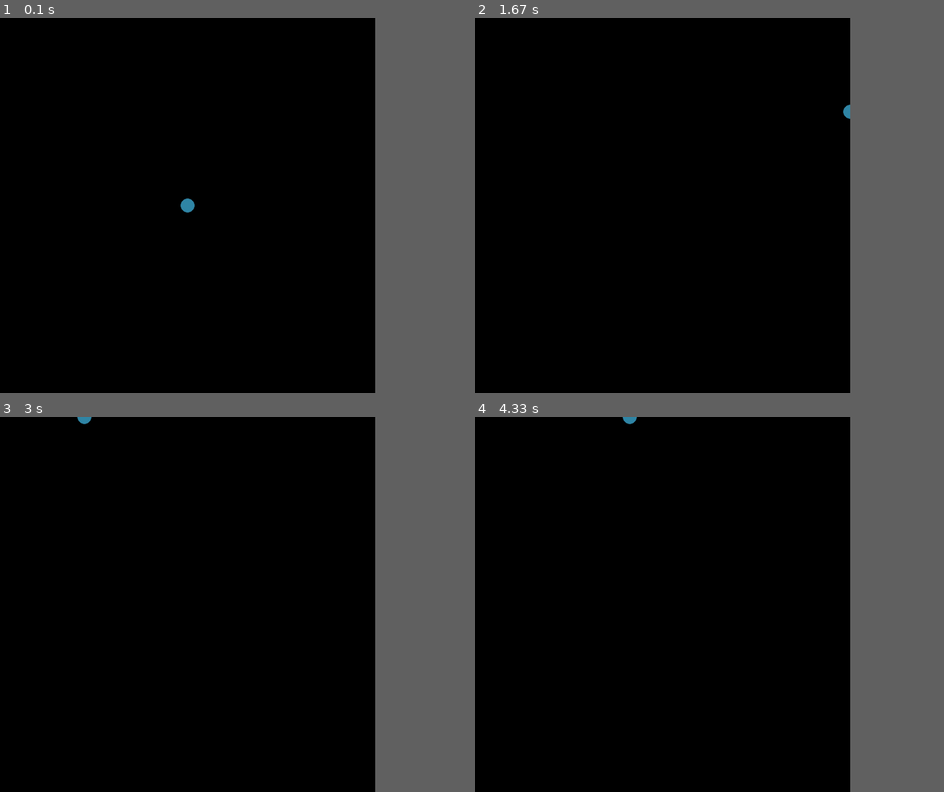
Above: before the commit, frames 1-4 (two rows, left to right).
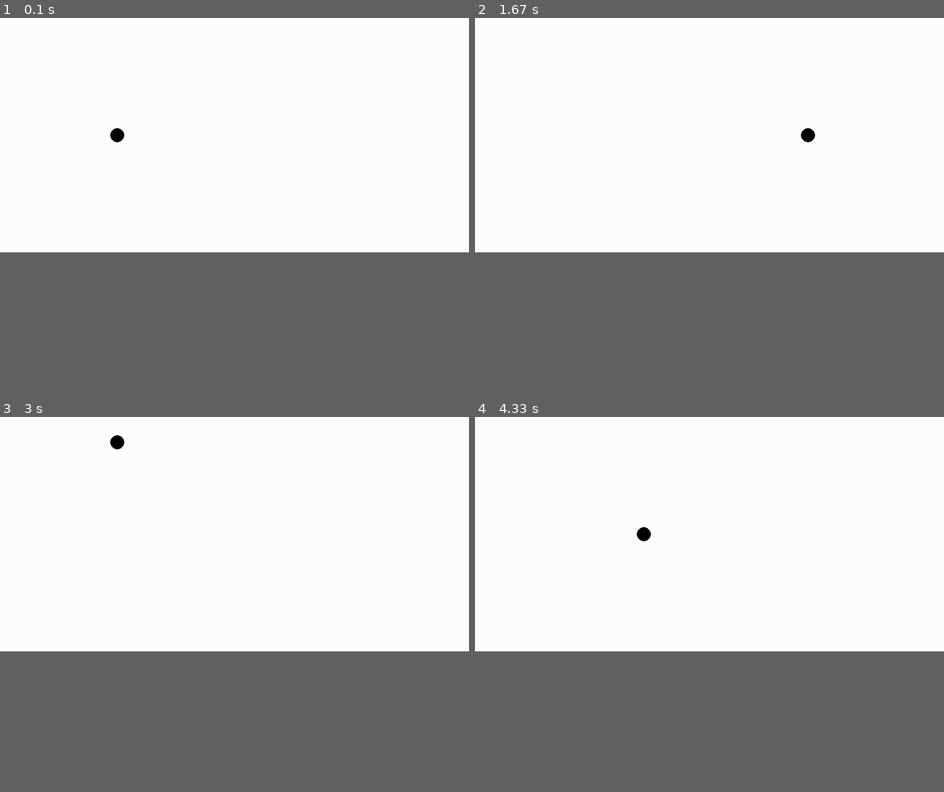
Above: after the commit, the same moments.

Repository: wordwideee/Pygame-2
Game: pygame game, started from main.py
The game is run twice, just before and just after one commit, with the same random seed, the same clock (stepped at 60 frames per second) and the same inputs.
Inputs:
- Up to frame 1 (0.1 s): no input
- Up to frame 2 (1.67 s): hold D 0.33-0.8 s; hold W 0.83-1.13 s; hold D 1.17-1.63 s
- Up to frame 3 (3 s): hold A 1.67-2.2 s; hold A 2.23-2.63 s; hold W from 2.67 s (still down)
- Up to frame 4 (4.33 s): release W at 3.03 s; hold D 3.07-3.7 s; hold A 3.73-4.2 s; hold D from 4.23 s (still down)
In our replay, the window is 720x720 before the commit and 900x450 after it. These sizes can differ from the game's own. Grey fills any space a smaller window leaves; there, only what the larger window draws over its background counts as a difference.

The runs differ from the first frame. In frame 1, 50% of the frame differs, in the area x 0-80%, y 0-63%; in frame 2, 50%; in frame 3, 50%; in frame 4, 50%.

Commit message:
Dodanie skakania

Diff:
--- a/main.py
+++ b/main.py
@@ -2,21 +2,23 @@
 
 pygame.init()
 
-win = pygame.display.set_mode((800, 800))
+win = pygame.display.set_mode((1000, 500))
 
 pygame.display.set_caption("Ciekawa Gierka")
 
-x = 400
-y = 400
+x = 250
+y = 250
 radius = 15
-vel = 10
+vel_x = 10
+vel_y = 10
+jump = False
 
 run = True
 while run:
 
-    win.fill((0, 0, 0))
+    win.fill((255, 255, 255))
 
-    pygame.draw.circle(win, (50, 135, 168), (int(x), int(y)), radius)
+    pygame.draw.circle(win, (0, 0, 0), (int(x), int(y)), radius)
 
     for event in pygame.event.get():
         if event.type == pygame.QUIT:
@@ -25,17 +27,21 @@
     userInput = pygame.key.get_pressed()
 
     if userInput[pygame.K_a] and x > 0:
-        x -= vel
+        x -= vel_x
 
-    if userInput[pygame.K_d] and x < 800:
-        x += vel
+    if userInput[pygame.K_d] and x < 1000:
+        x += vel_x
 
-    if userInput[pygame.K_w] and y > 0:
-        y -= vel
+    if jump is False and userInput[pygame.K_w]:
+        jump = True
 
-    if userInput[pygame.K_s] and y < 800:
-        y += vel
+    if jump is True:
+        y -= vel_y*4
+        vel_y -= 1
+        if vel_y < -10:
+            jump = False
+            vel_y = 10
 
-    pygame.time.delay(15)
+    pygame.time.delay(20)
 
     pygame.display.update()
